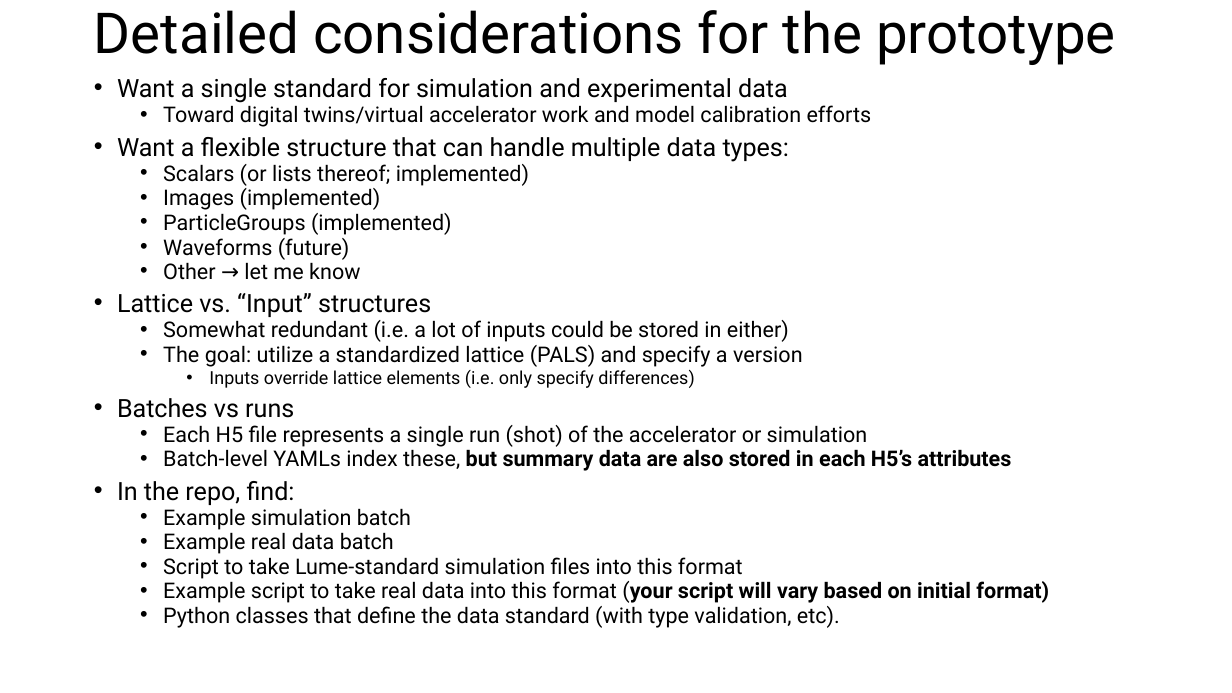
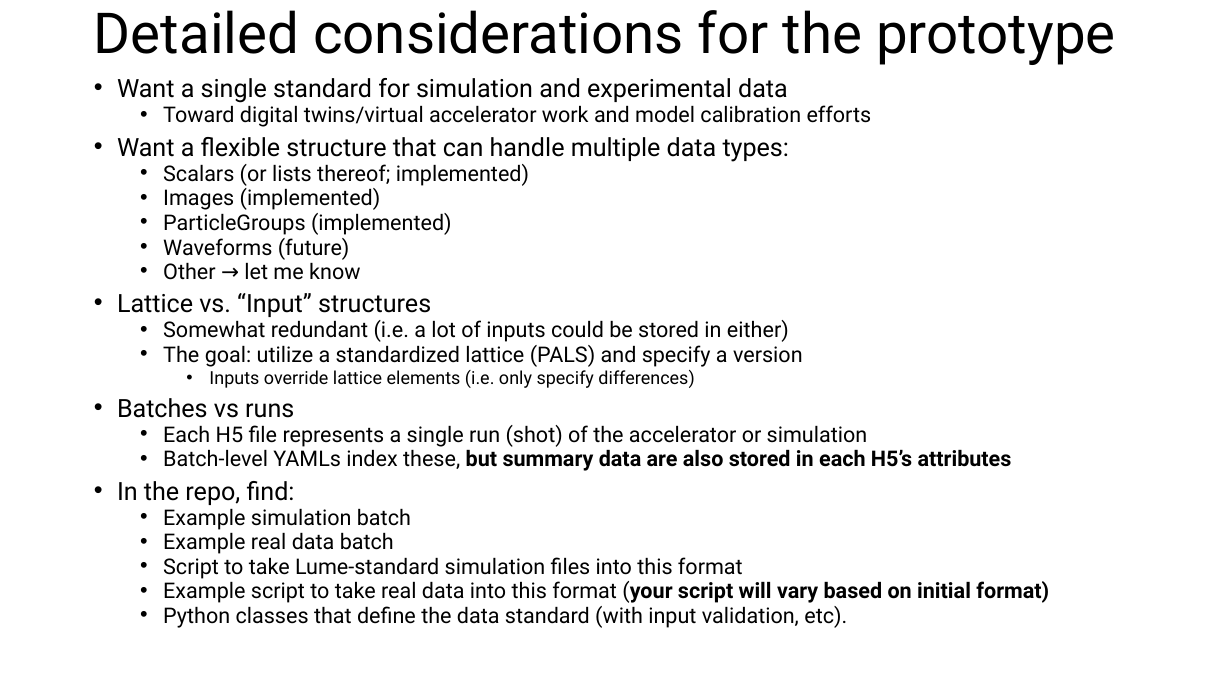
Before and after one commit to ericcropp/Data_Sharing, a slide deck: slide 3 of Data Standards for Collaboration.pptx. Drawn at 1232x693 pixels with LibreOffice and Linux fonts; fonts in the diff are those of the drawing. Boxes give left, top, right and bottom in pixels: in the first picture for what was removed or moved away, otherwise in the second. Text is boxed around its words. In the diff, an @@ line names an element or a change of style, - is before the commit and + after.

```diff
--- a/Data Standards for Collaboration.pptx
+++ b/Data Standards for Collaboration.pptx
@@ text at <box>163,606,847,628</box>: text changed @@
-  • Python classes that define the data standard (with type validation, etc).
+  • Python classes that define the data standard (with input validation, etc).
```
Also in this commit, not shown: 5 other slides changed, 11 other files.
